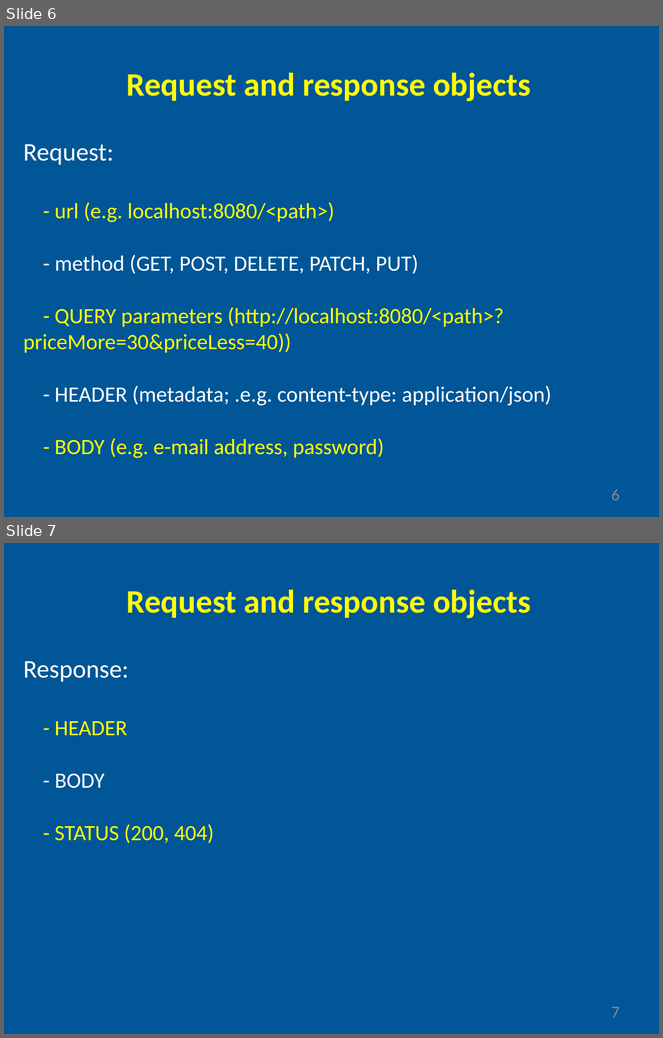
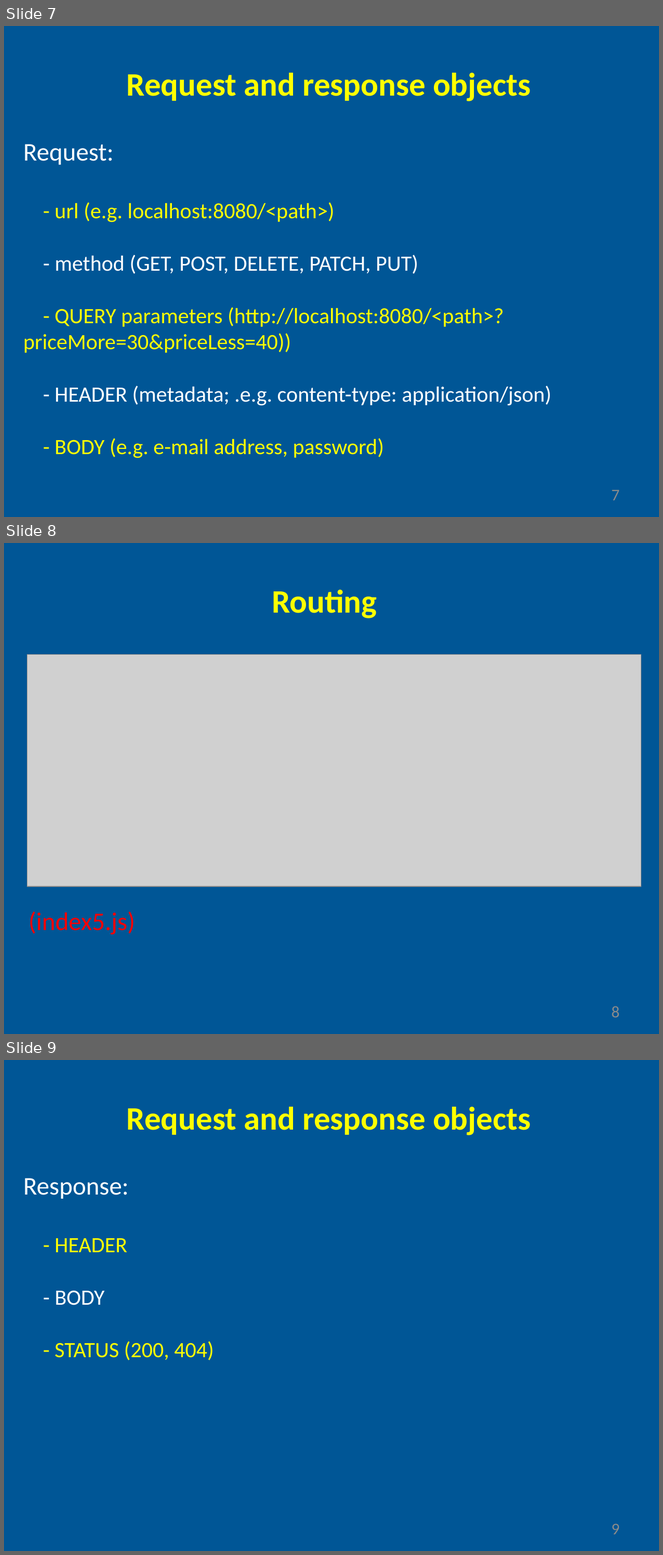
Before and after one commit to gyoryakos/presentations, a slide deck: nodejs.pptx. Shown one above the other, each under a label of ours: slides 6 and 7 before the commit, slides 7, 8 and 9 after it. The pictures are 663x1038 and 663x1555 pixels, drawn with LibreOffice and Linux fonts; fonts in the diff are those of the drawing; grey boxes stand for pictures. Boxes give left, top, right and bottom in pixels: in the first picture for what was removed or moved away, otherwise in the second. Text is boxed around its words. In the diff, an @@ line names an element or a change of style, - is before the commit and + after.

Commit message:
add slide 8

```diff
--- a/nodejs.pptx
+++ b/nodejs.pptx
@@ slide 8 added at (x1=4, y1=543, x2=659, y2=1034), background #005696 @@
@@ text added at (x1=272, y1=589, x2=377, y2=618), 36 pt, text #FFFF00, bold @@
+Routing
@@ picture added at (x1=27, y1=654, x2=641, y2=886) @@
@@ text added at (x1=28, y1=912, x2=135, y2=935), 28 pt, text #FF0000 @@
+(index5.js)
@@ page number added at (x1=611, y1=1006, x2=620, y2=1018), 18 pt, text #8C8C8C @@
+8
@@ what was slide 6 is now slide 7 @@
@@ page number at (x1=611, y1=490, x2=620, y2=501): text changed @@
-6
+7
@@ what was slide 7 is now slide 9 @@
@@ page number at (x1=611, y1=1524, x2=620, y2=1535): text changed @@
-7
+9
```
Also in this commit, not shown: 1 other slide added.
